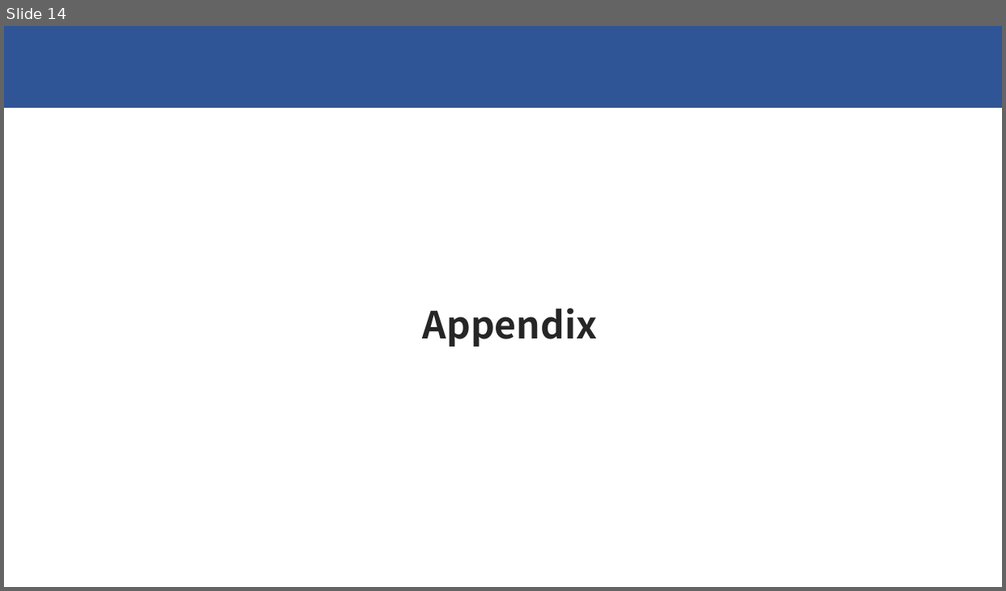
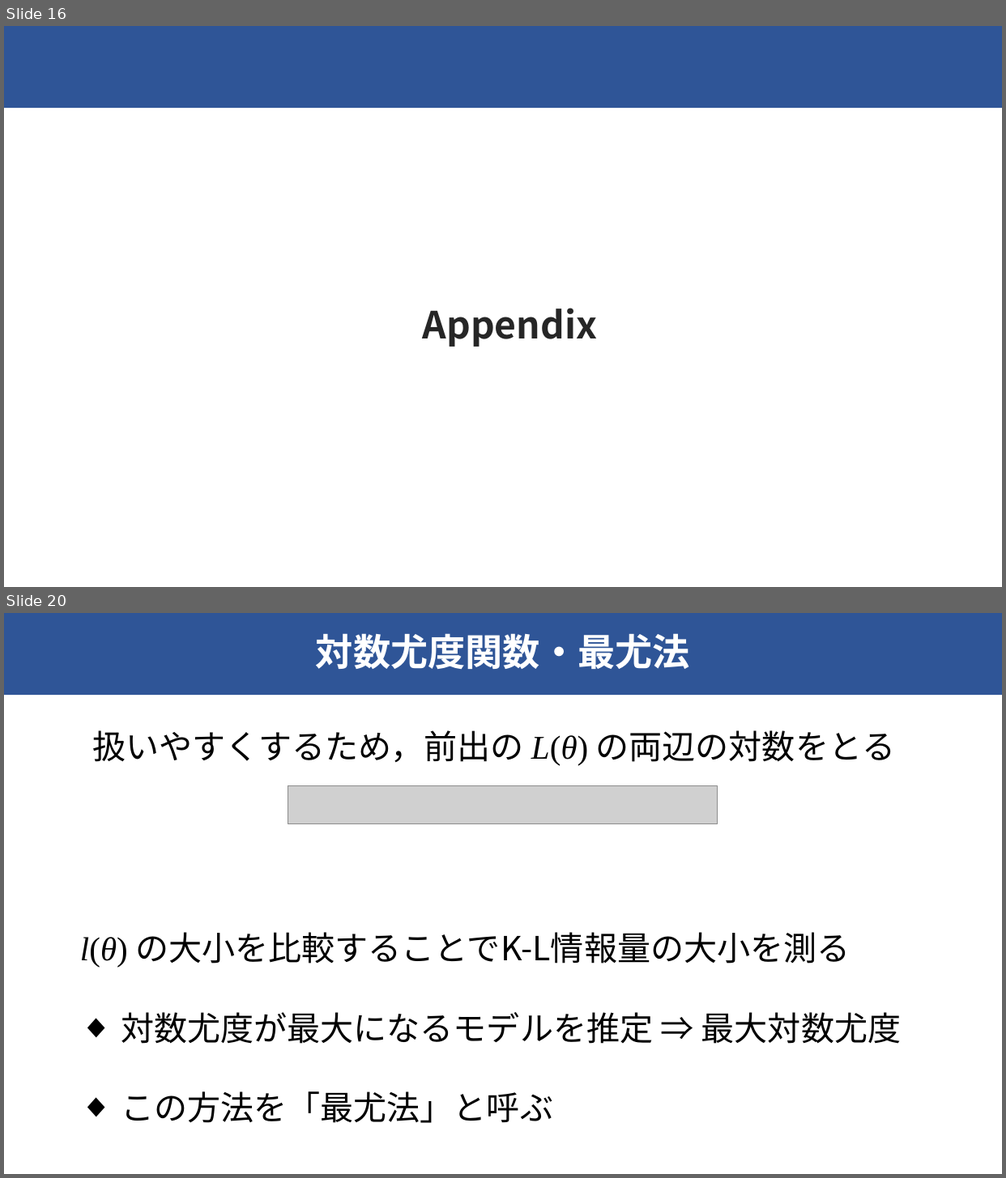
Before and after one commit to raryosu/graduation-research, a slide deck: docs/interim-presen/interim_hagihara.pptx. Shown one above the other, each under a label of ours: slide 14 before the commit, slides 16 and 20 after it; the slides between them are not shown. The pictures are 1006x591 and 1006x1178 pixels, drawn with LibreOffice and Linux fonts; fonts in the diff are those of the drawing; grey boxes stand for pictures. Boxes give left, top, right and bottom in pixels: in the first picture for what was removed or moved away, otherwise in the second. Text is boxed around its words. In the diff, an @@ line names an element or a change of style, - is before the commit and + after.

```diff
--- a/docs/interim-presen/interim_hagihara.pptx
+++ b/docs/interim-presen/interim_hagihara.pptx
@@ slide 20 added at <box>4,613,1002,1174</box>, background #FFFFFF; not listed: 1 template element that a slide beside it also shows @@
@@ title added at <box>316,633,690,669</box>, 36 pt, text #FFFFFF, bold @@
+対数尤度関数・最尤法
@@ text added at <box>92,730,896,765</box>, 32 pt, text #000000 @@
+扱いやすくするため，前出の L(θ) の両辺の対数をとる
@@ picture added at <box>288,786,718,824</box> @@
@@ text added at <box>80,932,901,1123</box>, 32 pt, text #000000 @@
+l(θ) の大小を比較することでK-L情報量の大小を測る
+◆ 対数尤度が最大になるモデルを推定 ⇒ 最大対数尤度
+◆ この方法を「最尤法」と呼ぶ
@@ what was slide 14 is now slide 16 @@
```
Also in this commit, not shown: 5 slides changed, 4 other slides added.
